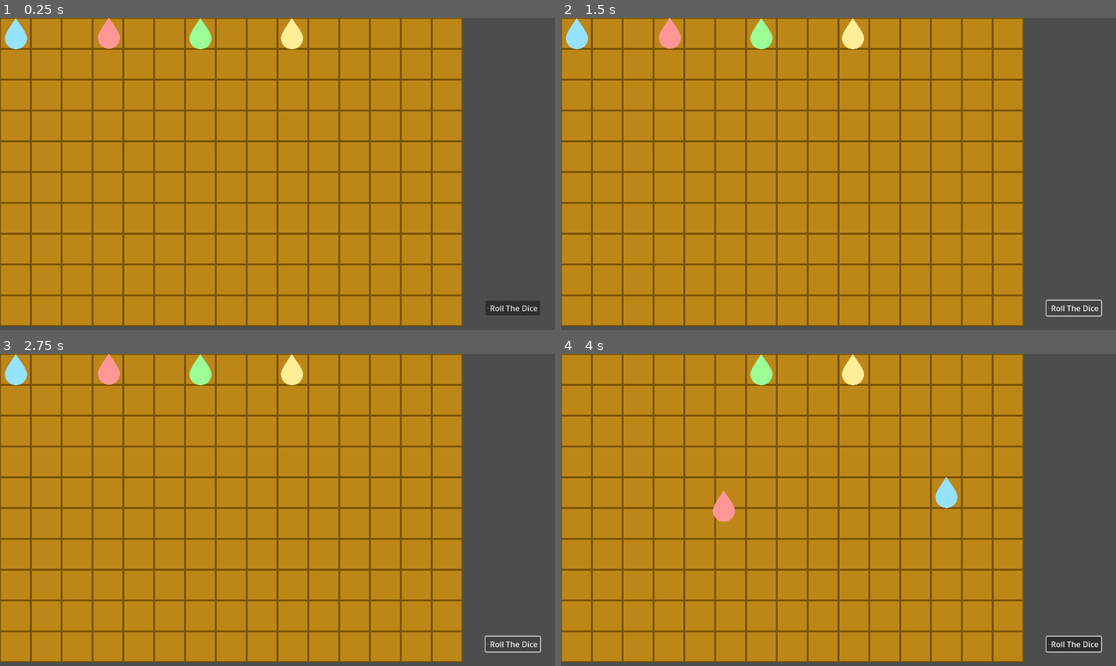
Above: before the commit, frames 1-4 (two rows, left to right).
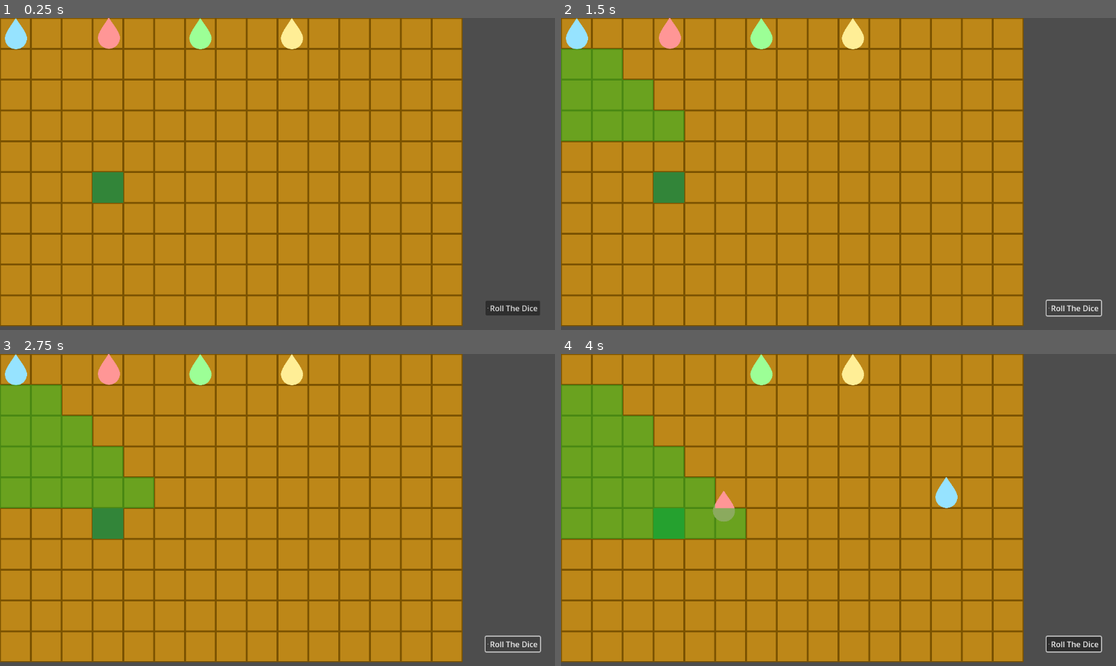
Above: after the commit, the same moments.

Repository: OscarPindaro/GocceInViaggio
Game: Godot game, scene res://scenes/Game.tscn
The game is run twice, just before and just after one commit, with the same random seed, the same clock (stepped at 60 frames per second) and the same inputs. The project has no main scene, so this scene is started directly.
Inputs (mouse positions are in pixels of both pictures, inside the frame that each line leads up to):
- Up to frame 1 (0.25 s): no input
- Up to frame 2 (1.5 s): click "Roll The Dice" at 0.5 s; click "Roll The Dice" at 1.25 s
- Up to frame 3 (2.75 s): click "Roll The Dice" at 2 s
- Up to frame 4 (4 s): tap Enter at 2.75 s; move the mouse to (960, 494) at 2.77 s; click (960, 494) at 2.92 s; move the mouse to (727, 525) at 3.52 s; click (727, 525) at 3.67 s

The runs differ from the first frame. In frame 1, 0.6% of the frame differs, in the area x 16-23%, y 49-60%; in frame 2, 5.5%; in frame 3, 8.3%; in frame 4, 11%, in the area x 0-34%, y 9-60%.

Commit message:
now i can draw the cone where players can move

Diff:
--- a/scenes/Game.gd
+++ b/scenes/Game.gd
@@ -29,16 +29,24 @@
 
 		var is_empity_cell: bool = map.get_cell_source_id(BOARD_LAYER, cell_coords) == -1
 		if !is_empity_cell:
-			players[curr_player_idx].move_to(cell_local_position)
+			current_player.move_to(cell_local_position)
 			curr_player_idx += 1
 			curr_player_idx %= len(players)
-
+			current_player = players[curr_player_idx]
 
 # Called every frame. 'delta' is the elapsed time since the previous frame.
 func _process(delta):
 	pass
 
+func get_player_cell(player: Player, map: TileMap)->Vector2i:
+	var cell_coords = map.local_to_map(player.position)
+	return cell_coords
+
 
 func _on_button_roll_result(roll_value:int):
 	movement = roll_value
 	print(movement)
+
+	# now we know where the player can go
+	var player_cell = get_player_cell(current_player, map)
+	map.draw_cone(player_cell, movement)
--- a/scenes/Game.tscn
+++ b/scenes/Game.tscn
@@ -1,18 +1,28 @@
-[gd_scene load_steps=8 format=3 uid="uid://djy0wnpigdnkq"]
+[gd_scene load_steps=11 format=3 uid="uid://djy0wnpigdnkq"]
 
 [ext_resource type="Script" path="res://scenes/Game.gd" id="1_j4d70"]
 [ext_resource type="Texture2D" uid="uid://4qfqlhg3gswr" path="res://asset/board_cell.png" id="1_s0w6t"]
 [ext_resource type="PackedScene" uid="uid://smgyvcfy3086" path="res://scenes/Player.tscn" id="2_vvxpk"]
+[ext_resource type="Texture2D" uid="uid://bnp51lfd8plcu" path="res://asset/feasible_cell.png" id="3_caiux"]
 [ext_resource type="Script" path="res://scenes/dice_button.gd" id="4_6gu16"]
+[ext_resource type="Script" path="res://scenes/Map.gd" id="4_pmp1f"]
 
 [sub_resource type="TileSetAtlasSource" id="TileSetAtlasSource_fpa8u"]
+resource_name = "board"
 texture = ExtResource("1_s0w6t")
+texture_region_size = Vector2i(64, 64)
+0:0/0 = 0
+
+[sub_resource type="TileSetAtlasSource" id="TileSetAtlasSource_5v4oy"]
+resource_name = "feasible"
+texture = ExtResource("3_caiux")
 texture_region_size = Vector2i(64, 64)
 0:0/0 = 0
 
 [sub_resource type="TileSet" id="TileSet_0ppvu"]
 tile_size = Vector2i(64, 64)
 sources/0 = SubResource("TileSetAtlasSource_fpa8u")
+sources/1 = SubResource("TileSetAtlasSource_5v4oy")
 
 [sub_resource type="CanvasTexture" id="CanvasTexture_4c3ea"]
 
@@ -26,7 +36,15 @@
 cell_quadrant_size = 64
 format = 2
 layer_0/name = "Base"
-layer_0/tile_data = PackedInt32Array(0, 0, 0, 65536, 0, 0, 1 …(369 unchanged characters)…  0, 196611, 0, 0, 262147, 0, 0, 327683, 0, 0, 393219, 0, 0, 458755, 0, 0, 524291, …(1541 unchanged characters)…
+layer_0/tile_data = PackedInt32Array(0, 0, 0, 65536, 0, 0, 1 …(369 unchanged characters)…  0, 196611, 0, 0, 262147, 0, 0, 327683, 1, 0, 393219, 0, 0, 458755, 0, 0, 524291, …(1541 unchanged characters)…
+layer_1/name = "Feasible"
+layer_1/enabled = true
+layer_1/modulate = Color(1, 1, 1, 1)
+layer_1/y_sort_enabled = false
+layer_1/y_sort_origin = 0
+layer_1/z_index = 1
+layer_1/tile_data = PackedInt32Array()
+script = ExtResource("4_pmp1f")
 
 [node name="Players" type="Node2D" parent="."]
 
--- /dev/null
+++ b/scenes/Map.gd
@@ -0,0 +1,31 @@
+extends TileMap
+
+const FEASIBLE_ID: int = 1
+const FEASIBLE_LAYER: int = 1
+
+const BOARD_ID: int = 0
+const BOARD_LAYER: int = 0
+
+# Called when the node enters the scene tree for the first time.
+func _ready():
+	pass # Replace with function body.
+
+
+# Called every frame. 'delta' is the elapsed time since the previous frame.
+func _process(delta):
+	pass
+
+func draw_cone(cell_positon: Vector2i, cone_depth: int):
+	self.clear_layer(FEASIBLE_LAYER)
+	print("position ", cell_positon)
+	for depth_idx in range(1, cone_depth+1):
+		# since it's a cone, at depth d, the cone is large 2d+1 (from cell -d and cell+d )
+		var start_cell_x: int = cell_positon.x - depth_idx
+		var end_cell_x: int = cell_positon.x + depth_idx
+		for width_idx in range(-depth_idx, +depth_idx+1):
+			# check that there is a BOARD CELL in that position
+			var draw_position = cell_positon + Vector2i(width_idx ,depth_idx)
+			var board_cell_exists: bool = self.get_cell_source_id(BOARD_LAYER, draw_position) != -1
+			# print(draw_position, board_cell_exists)
+			if board_cell_exists:
+				self.set_cell(FEASIBLE_LAYER, draw_position, FEASIBLE_ID, Vector2i(0,0), 0)
Binary file added: asset/feasible_cell.png
Not shown, added: asset/feasible_cell.png.import
